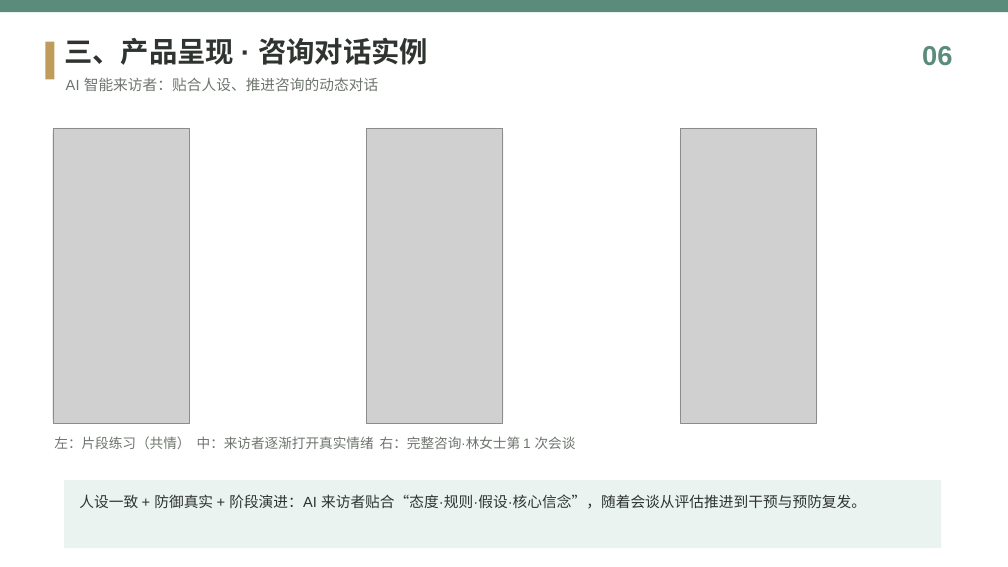
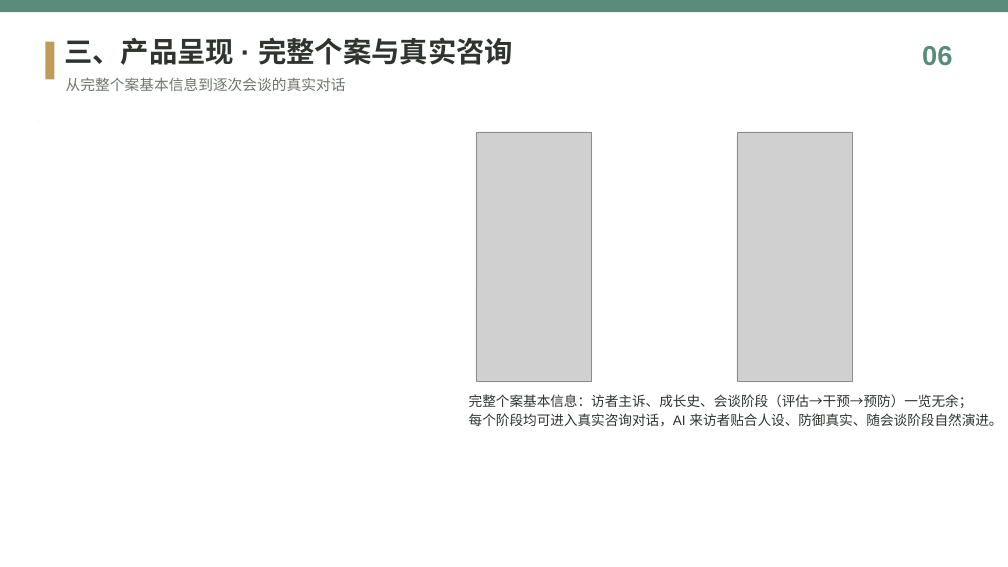
Before and after one commit to 7xlnn/-1, a slide deck: slide 6 of assets/知愈心理_产品介绍.pptx. Drawn at 1008x567 pixels with LibreOffice and Linux fonts; fonts in the diff are those of the drawing; grey boxes stand for pictures; background and template pictures are left out. Boxes give left, top, right and bottom in pixels: in the first picture for what was removed or moved away, otherwise in the second. Text is boxed around its words. In the diff, an @@ line names an element or a change of style, - is before the commit and + after.

Commit message:
docs: 重建产品介绍PPT——完整长截图不再截断，新增完整个案基本信息页；修复教师端"已处理"过滤bug与H5身份读取兼容
Coze-Commit-Type: user
Coze-User-ID: 2785501174576960
Coze-Conversation-ID: 13093574

```diff
--- a/assets/知愈心理_产品介绍.pptx
+++ b/assets/知愈心理_产品介绍.pptx
@@ text at [64, 37, 513, 65]: text changed @@
-三、产品呈现 · 咨询对话实例
+三、产品呈现 · 完整个案与真实咨询
@@ text at [66, 77, 346, 91]: text changed @@
-AI 智能来访者：贴合人设、推进咨询的动态对话
+从完整个案基本信息到逐次会谈的真实对话
@@ rounded rectangle: place and size @@
-rounded rectangle at [53, 129, 189, 423]
+rounded rectangle at [38, 121, 38, 121]
@@ rounded rectangle at [38, 121, 38, 121]: proportions changed @@
@@ picture removed at [367, 129, 503, 423] @@
@@ rounded rectangle: place and size @@
-rounded rectangle at [367, 129, 503, 423]
+rounded rectangle at [476, 132, 591, 382]
@@ picture: place and size @@
-picture at [53, 129, 189, 423]
+picture at [476, 132, 591, 382]
@@ picture: place and size @@
-picture at [681, 129, 817, 423]
+picture at [737, 132, 852, 382]
@@ rounded rectangle: place and size @@
-rounded rectangle at [681, 129, 817, 423]
+rounded rectangle at [737, 132, 852, 382]
@@ text at [469, 394, 1002, 427]: text changed; text colour #6E756E to #2F3430 @@
-左：片段练习（共情） 中：来访者逐渐打开真实情绪 右：完整咨询·林女士第 1 次会谈
+完整个案基本信息：访者主诉、成长史、会谈阶段（评估→干预→预防）一览无余；
+每个阶段均可进入真实咨询对话，AI 来访者贴合人设、防御真实、随会谈阶段自然演进。
@@ rectangle removed at [64, 480, 941, 548] @@
@@ text removed at [79, 494, 866, 509] @@
-人设一致 + 防御真实 + 阶段演进：AI 来访者贴合“态度·规则·假设·核心信念”，随着会谈从评估推进到干预与预防复发。
```
Also in this commit, not shown: 7 other slides changed, 20 other files.
